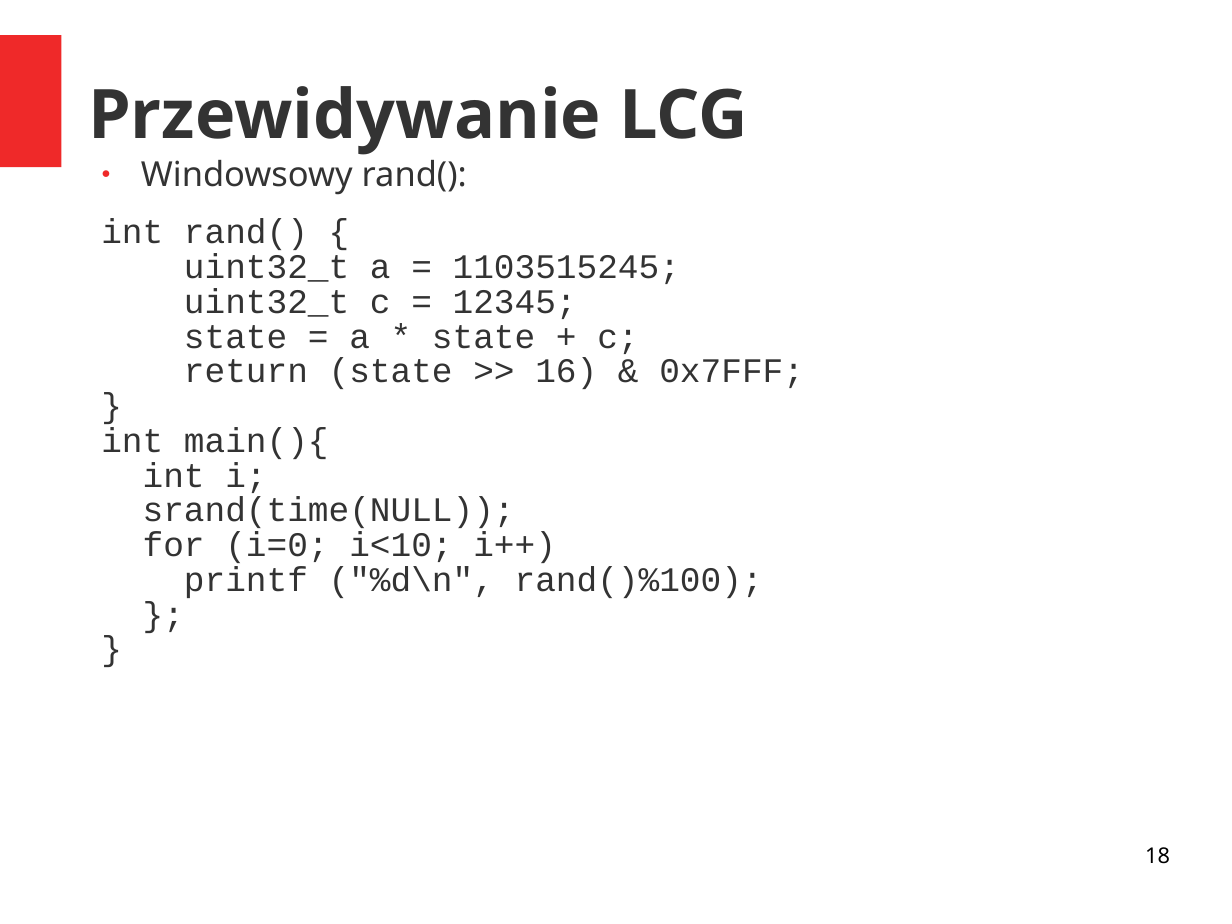
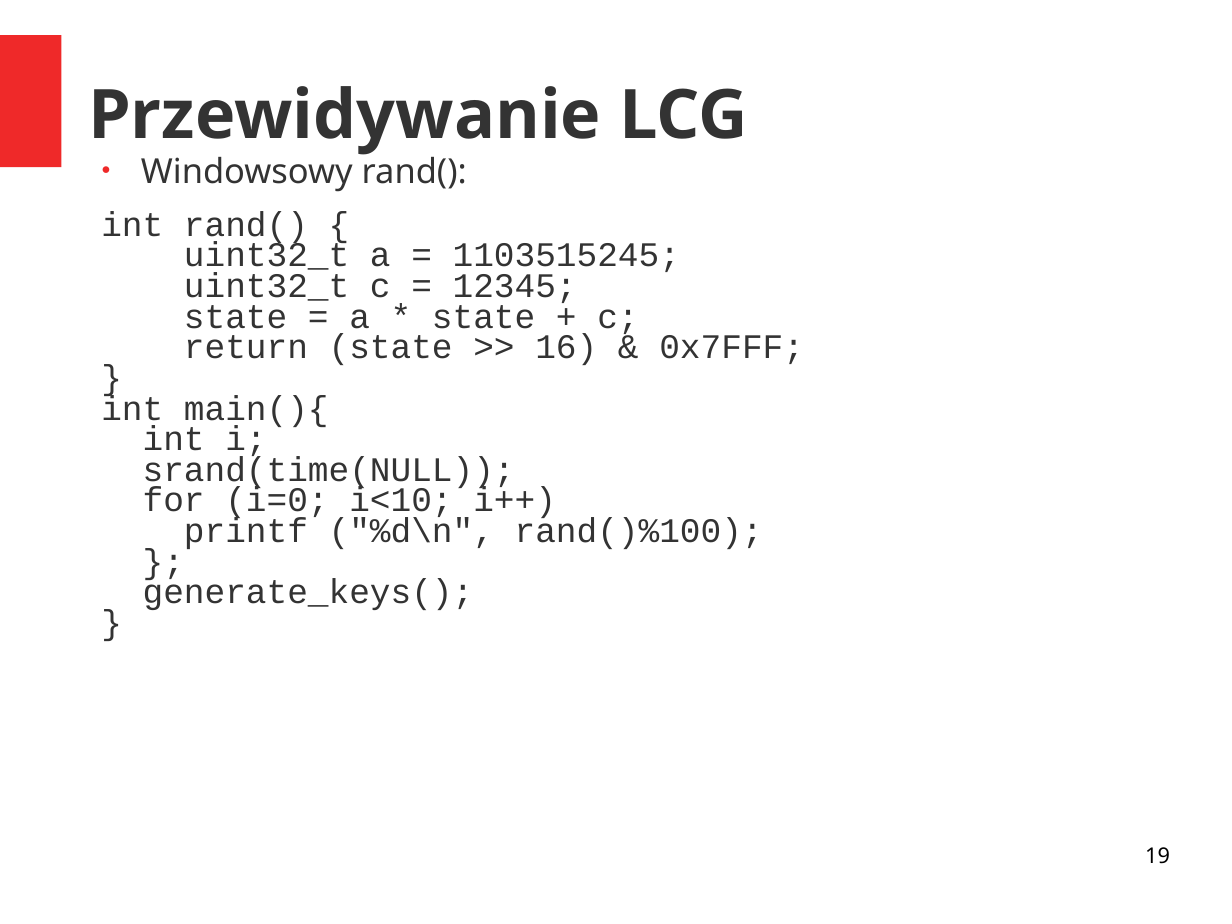
Before and after one commit to akrasuski1/presentation-z3, a slide deck: slide 19 of prez.ppt (slide 18 before the commit). Drawn at 1232x924 pixels with LibreOffice and Linux fonts; fonts in the diff are those of the drawing. Boxes give left, top, right and bottom in pixels: in the first picture for what was removed or moved away, otherwise in the second. Text is boxed around its words. In the diff, an @@ line names an element or a change of style, - is before the commit and + after.

```diff
--- a/prez.ppt
+++ b/prez.ppt
@@ text at [101, 151, 804, 549]: line spacing 0.88 to 0.78; line spacing 0.84 to 0.74 @@
@@ text at [143, 578, 474, 610]: paragraph added @@
+generate_keys();
@@ page number at [1145, 847, 1170, 864]: text changed @@
-18
+19
```
Also in this commit, not shown: 8 other slides changed, 2 slides added, 2 other files.
